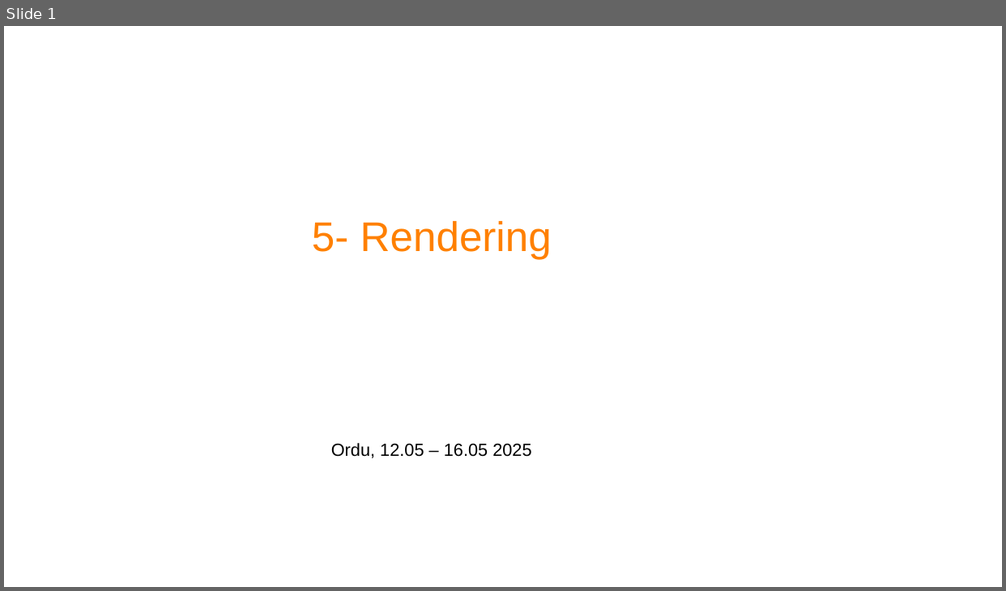
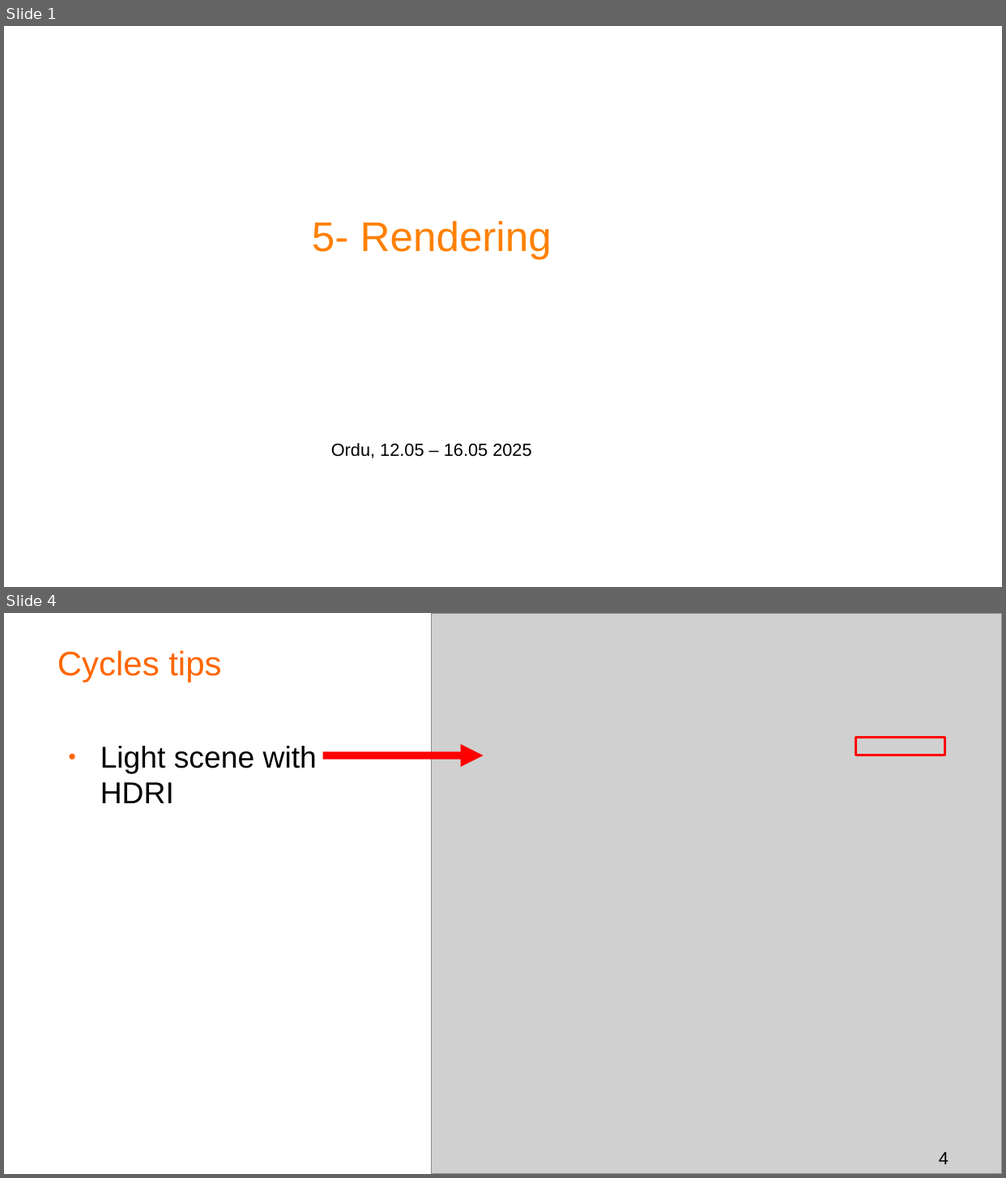
Before and after one commit to projetoalfobre/Ordu-2025-3d-training, a slide deck: presentations/5-rendering.odp. Shown one above the other, each under a label of ours: slide 1 before the commit, slides 1 and 4 after it; the slides between them are not shown. The pictures are 1006x591 and 1006x1178 pixels, drawn with LibreOffice and Linux fonts; fonts in the diff are those of the drawing; grey boxes stand for pictures; background and template pictures are left out. Boxes give left, top, right and bottom in pixels: in the first picture for what was removed or moved away, otherwise in the second. Text is boxed around its words. In the diff, an @@ line names an element or a change of style, - is before the commit and + after.

```diff
--- a/presentations/5-rendering.odp
+++ b/presentations/5-rendering.odp
@@ slide 4 added at box(4, 613, 1002, 1174), background #FFFFFF @@
@@ picture added at box(432, 613, 1002, 1174) @@
@@ title added at box(57, 650, 221, 682), 27 pt, text #FF6600 @@
+Cycles tips
@@ text added at box(100, 746, 317, 803), 24 pt, text #000000 @@
+● Light scene with HDRI
@@ arrow added from (323, 756) to (483, 756), #FF0000 6.01 pt @@
@@ rectangle added at box(856, 738, 945, 756), outline #FF0000 1.98 pt @@
@@ page number added at box(939, 1152, 948, 1165), 14 pt, text #000000 @@
+4
```
Also in this commit, not shown: 4 other slides added, 1 slide removed, 7 other files.
